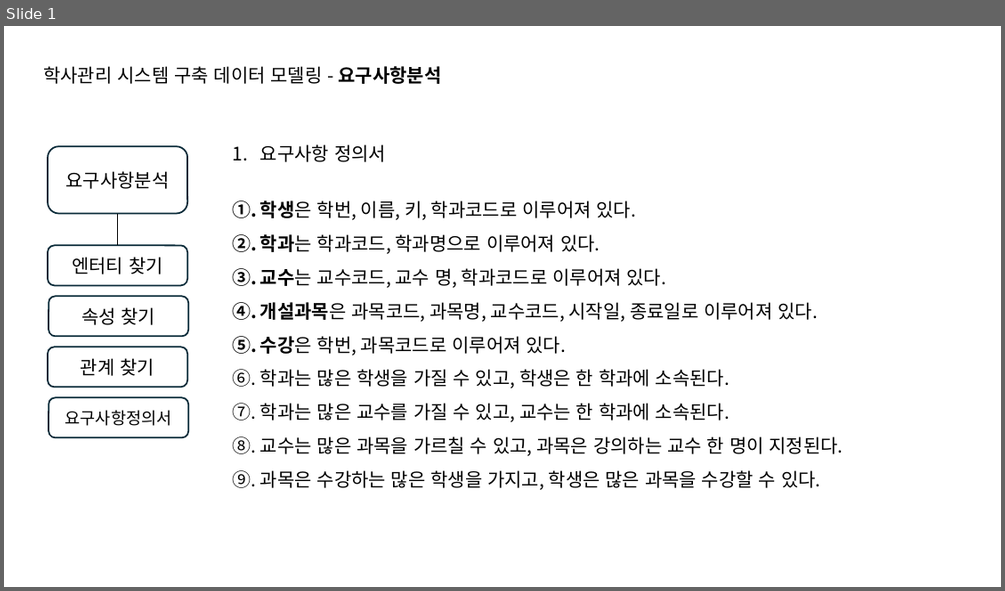
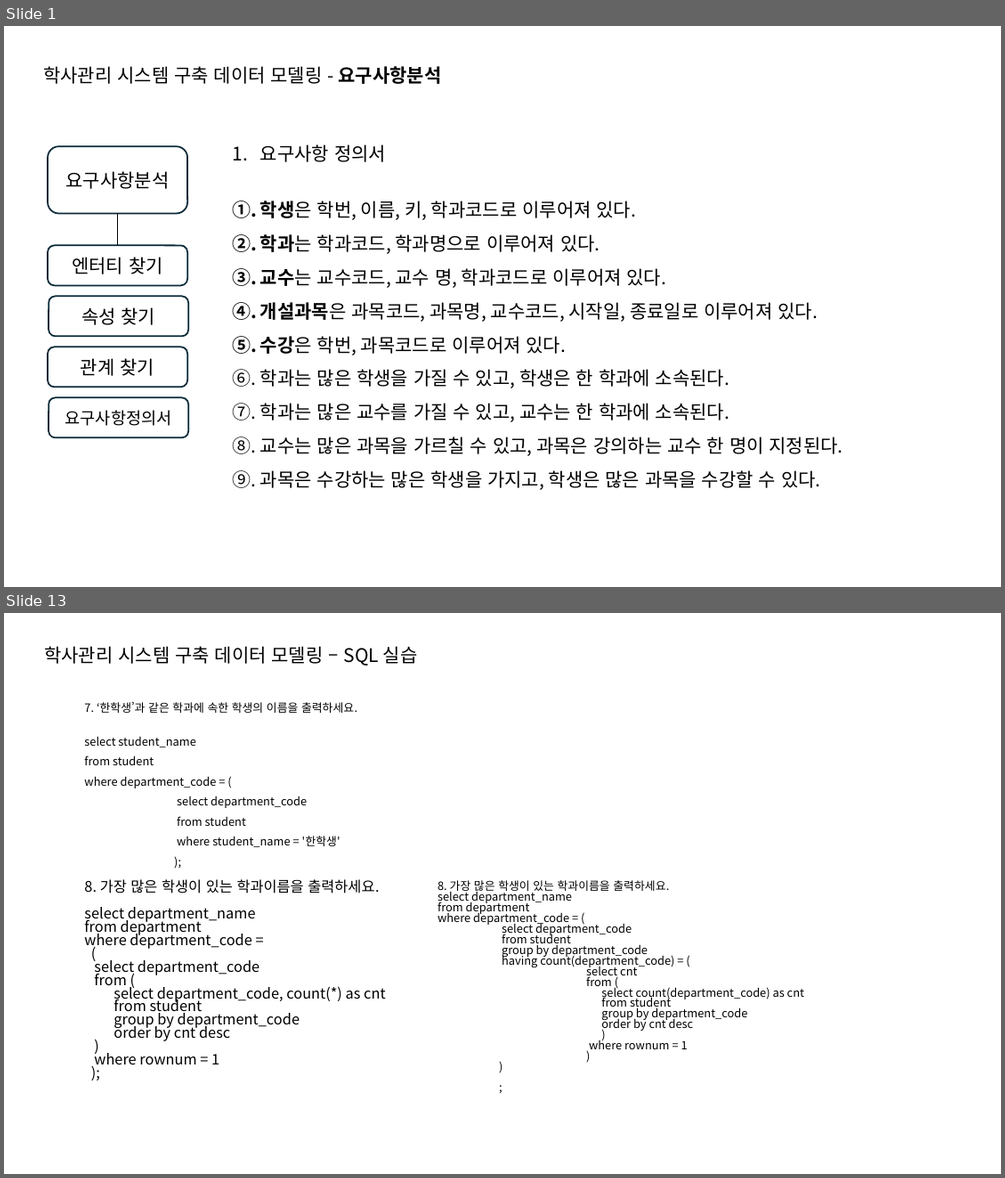
Before and after one commit to intrager/erd-practice, a slide deck: academic_management/RequirementsAnalysis_drawingERD.pptx. Shown one above the other, each under a label of ours: slide 1 before the commit, slides 1 and 13 after it; the slides between them are not shown. The pictures are 1005x591 and 1005x1178 pixels, drawn with LibreOffice and Linux fonts; fonts in the diff are those of the drawing. Boxes give left, top, right and bottom in pixels: in the first picture for what was removed or moved away, otherwise in the second. Text is boxed around its words. In the diff, an @@ line names an element or a change of style, - is before the commit and + after.

```diff
--- a/academic_management/RequirementsAnalysis_drawingERD.pptx
+++ b/academic_management/RequirementsAnalysis_drawingERD.pptx
@@ slide 13 added at (4, 613, 1001, 1174), background #FFFFFF @@
@@ text added at (44, 646, 418, 666), 18 pt, text #000000 @@
+학사관리 시스템 구축 데이터 모델링 – SQL 실습
@@ text added at (84, 702, 357, 847), 11 pt, text #000000 @@
+7. ‘한학생’과 같은 학과에 속한 학생의 이름을 출력하세요.
+select student_name
+from student
+where department_code = (
+select department_code
+from student
+where student_name = '한학생'
+);
@@ text added at (84, 879, 385, 1065), 14 pt, text #000000 @@
+8. 가장 많은 학생이 있는 학과이름을 출력하세요.
+select department_name
+from department
+where department_code =
+(
+select department_code
+from (
+select department_code, count(*) as cnt
+from student
+group by department_code
+order by cnt desc
+)
+where rownum = 1
+);
@@ text added at (437, 880, 804, 1049), 11 pt, text #000000 @@
+8. 가장 많은 학생이 있는 학과이름을 출력하세요.
+select department_name
+from department
+where department_code = (
+select department_code
+from student
+group by department_code
+having count(department_code) = (
+select cnt
+from (
+select count(department_code) as cnt
+from student
+group by department_code
+order by cnt desc
+)
+where rownum = 1
+)
+)
+;
```
Also in this commit, not shown: 1 slide changed, 13 other slides added, 2 other files.
